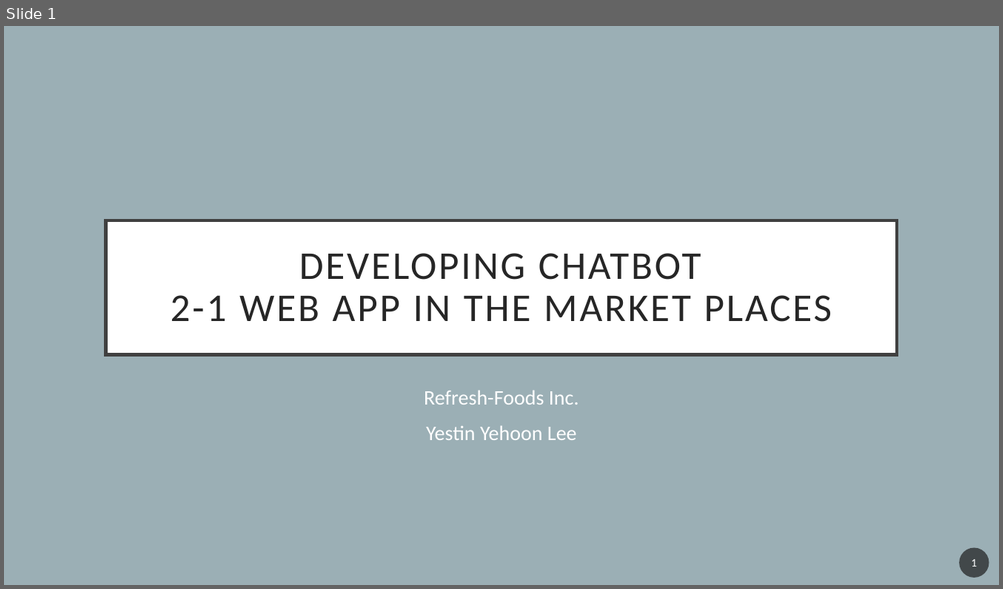
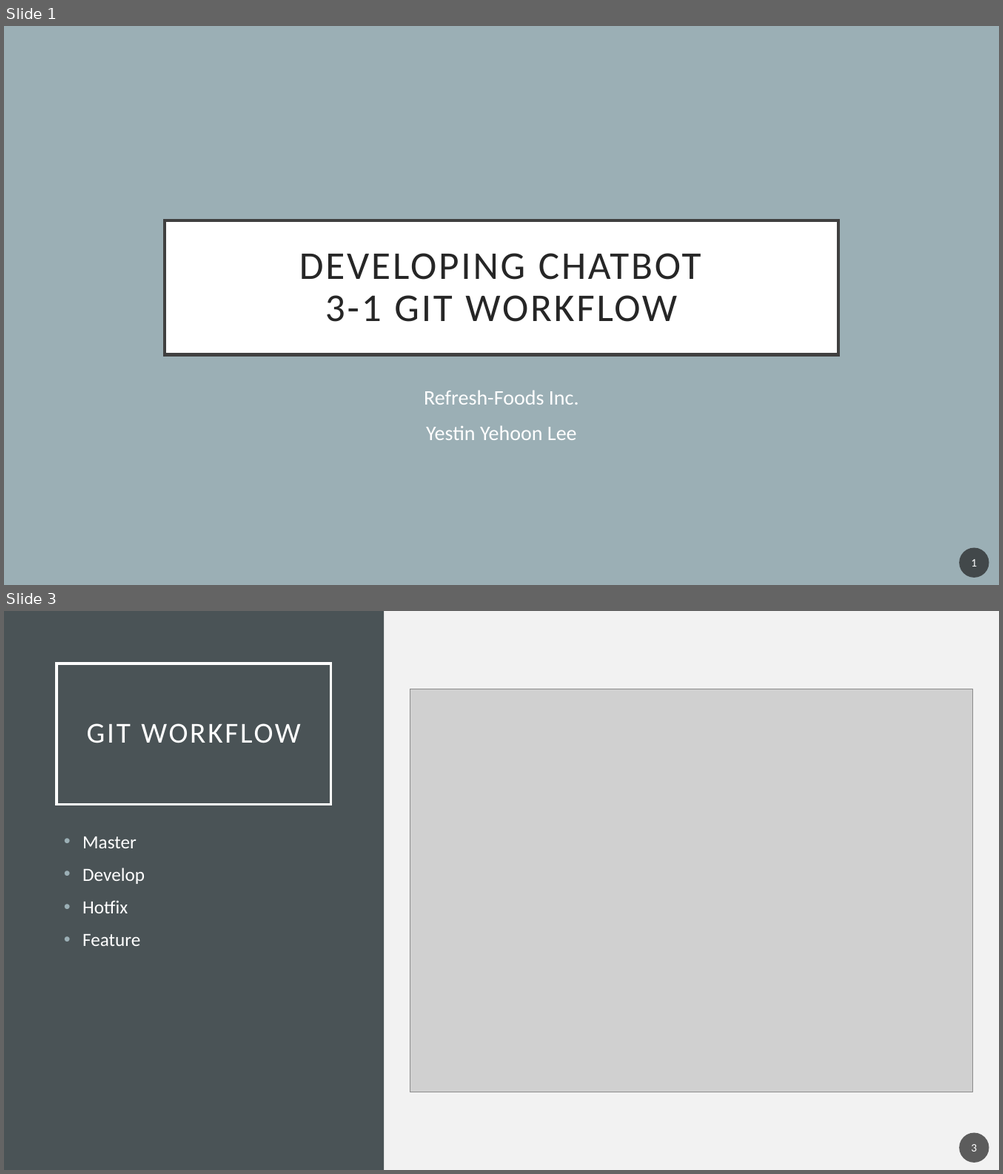
Before and after one commit to YehoonLee3/ChatBotCourse, a slide deck: 3-1 Git Workflow.pptx. Shown one above the other, each under a label of ours: slide 1 before the commit, slides 1 and 3 after it; the slides between them are not shown. The pictures are 1003x589 and 1003x1174 pixels, drawn with LibreOffice and Linux fonts; fonts in the diff are those of the drawing; grey boxes stand for pictures. Boxes give left, top, right and bottom in pixels: in the first picture for what was removed or moved away, otherwise in the second. Text is boxed around its words. In the diff, an @@ line names an element or a change of style, - is before the commit and + after.

```diff
--- a/3-1 Git Workflow.pptx
+++ b/3-1 Git Workflow.pptx
@@ slide 3 added at [4, 611, 999, 1170], background #F2F2F2 @@
@@ rectangle added at [4, 611, 384, 1170], fill #4A5356 @@
@@ title added at [57, 664, 331, 804], outline #FFFFFF 2.5 pt, 28 pt, text #FFFFFF @@
+GIT WORKFLOW
@@ picture added at [410, 689, 973, 1093] @@
@@ text added at [82, 837, 145, 946], 18 pt, text #FFFFFF @@
+• Master
+• Develop
+• Hotfix
+• Feature
@@ page number added at [959, 1133, 989, 1163], fill #1D1D1D at 70% opacity, 11 pt, text #FFFFFF @@
+3
@@ slide 1 changed as well @@
@@ title "DEVELOPING CHATBOT 3-1 GIT WORKFLOW": place and size @@
-title "DEVELOPING CHATBOT 3-1 GIT WORKFLOW" at [105, 221, 896, 355]
+title "DEVELOPING CHATBOT 3-1 GIT WORKFLOW" at [165, 221, 838, 355]
@@ title at [299, 253, 701, 322]: text changed @@
-DEVELOPING CHATBOT
-2-1 WEB APP IN THE MARKET PLACES
+DEVELOPING CHATBOT
+3-1 GIT WORKFLOW
```
Also in this commit, not shown: 2 other slides added, 1 slide removed, 6 other files.
